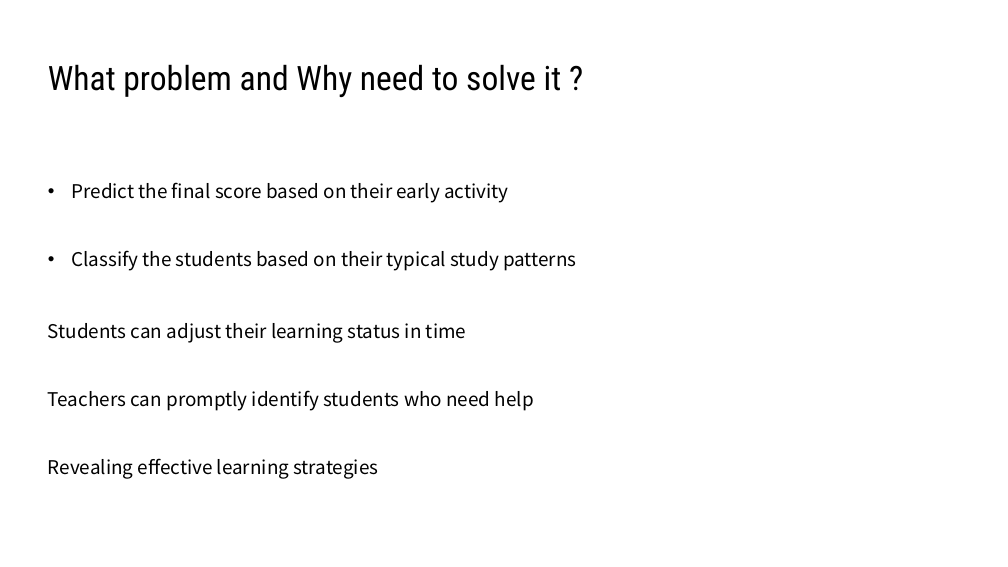
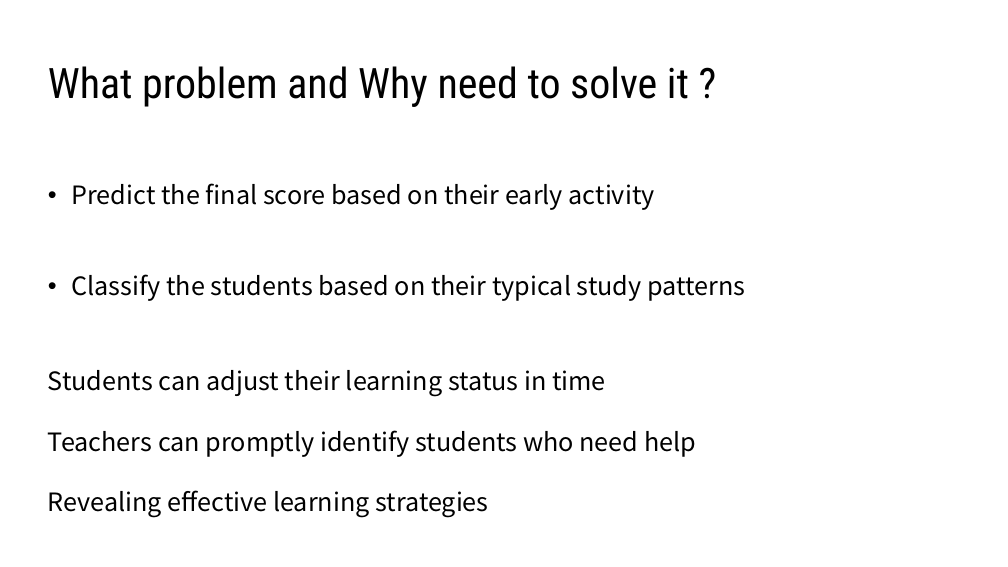
Before and after one commit to thomasabrina/ML_analyze_student_activities, a slide deck: slide 4 of Slides/T20.pptx. Drawn at 1008x567 pixels with LibreOffice and Linux fonts; fonts in the diff are those of the drawing; background and template pictures are left out. Boxes give left, top, right and bottom in pixels: in the first picture for what was removed or moved away, otherwise in the second. Text is boxed around its words. In the diff, an @@ line names an element or a change of style, - is before the commit and + after.

```diff
--- a/Slides/T20.pptx
+++ b/Slides/T20.pptx
@@ text "What problem and Why need ..." at (48,66,689,107): size 32 to 40 pt @@
@@ text "Predict the final score based ..." at (71,183,745,301): size 18 to 24 pt @@
@@ text "Students can adjust their learning ..." at (48,370,696,518): size 18 to 24 pt @@
@@ text "Students can adjust their learning ...": place and size @@
-text "Students can adjust their learning ..." at (48,323,534,479)
+text "Students can adjust their learning ..." at (48,370,696,518)
```
Also in this commit, not shown: 5 other slides changed, 1 slide added.
